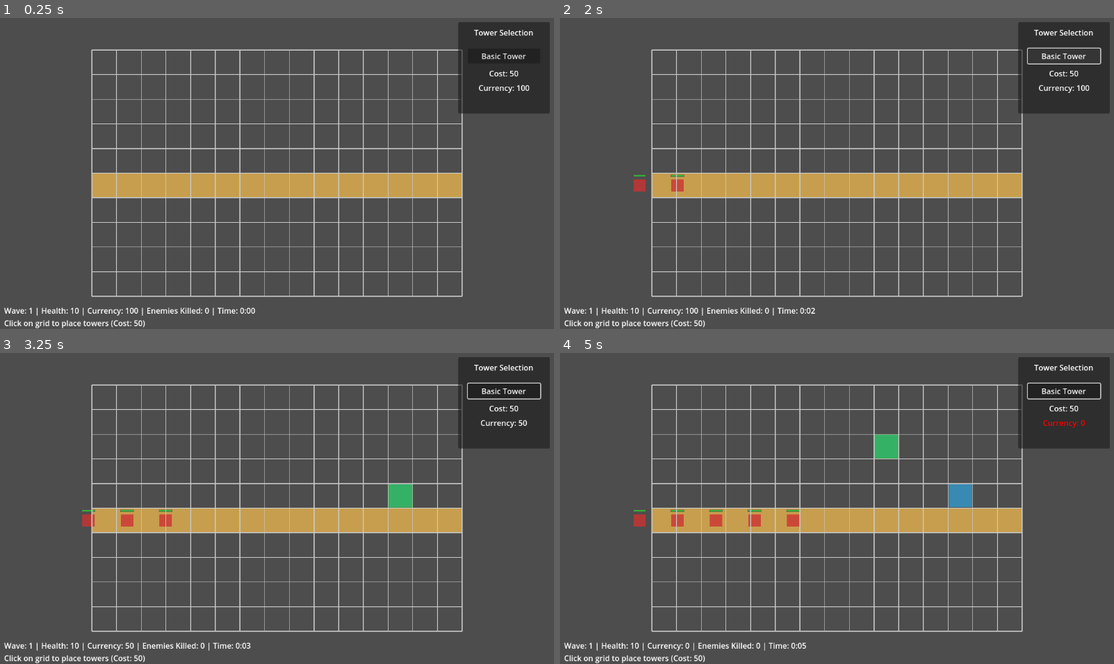
Above: before the commit, frames 1-4 (two rows, left to right).
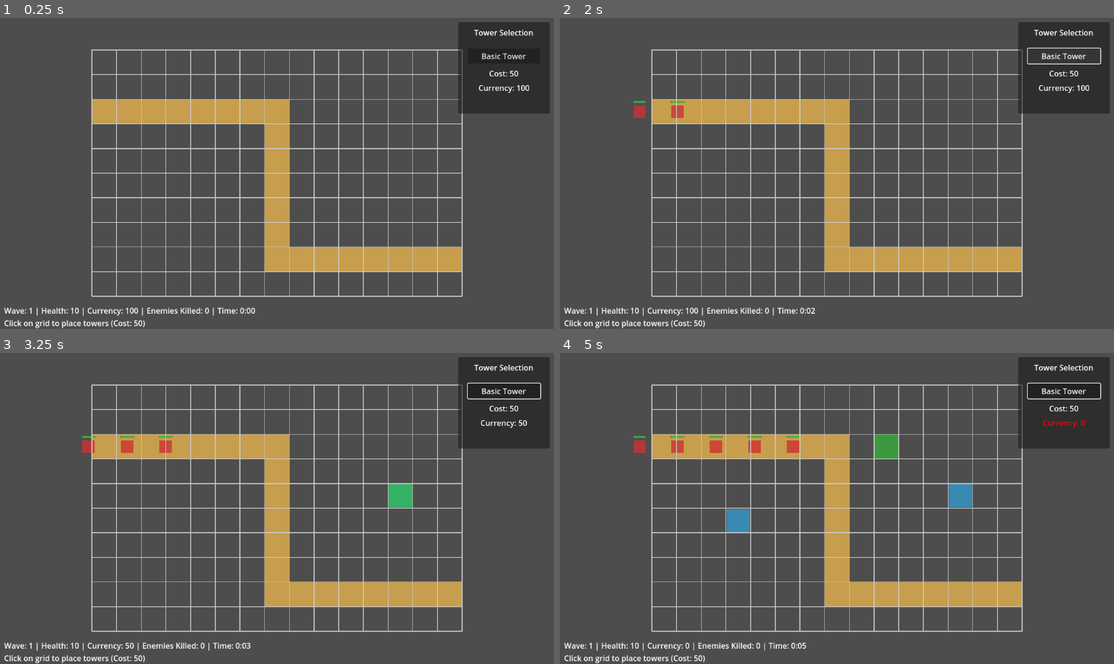
Above: after the commit, the same moments.

Repository: rivie13/CyberCrawler_basic_tower_defense_demo
Game: Godot game, scene res://scenes/Main.tscn
The game is run twice, just before and just after one commit, with the same random seed, the same clock (stepped at 60 frames per second) and the same inputs.
Inputs (mouse positions are in pixels of both pictures, inside the frame that each line leads up to):
- Up to frame 1 (0.25 s): no input
- Up to frame 2 (2 s): click "Basic Tower" at 0.5 s; click "Basic Tower" at 1.25 s
- Up to frame 3 (3.25 s): click "Basic Tower" at 2 s; tap G at 2.75 s; move the mouse to (398, 492) at 2.77 s; click (398, 492) at 2.92 s
- Up to frame 4 (5 s): move the mouse to (726, 524) at 3.52 s; click (726, 524) at 3.67 s; move the mouse to (892, 440) at 4.27 s; click (892, 440) at 4.42 s

The runs differ from the first frame. In frame 1, 11% of the frame differs, in the area x 16-84%, y 26-82%; in frame 2, 12%; in frame 3, 12%; in frame 4, 12%, in the area x 13-84%, y 26-82%.

Commit message:
Implement GridLayout and GridManager for enhanced path creation and grid management in WaveManager. Refactor enemy path logic to utilize GridLayout for improved flexibility and future layout types. Update WaveManager to handle grid layout references and path generation, ensuring better integration with the grid system.

Diff:
--- /dev/null
+++ b/cybercrawler_basictowerdefense/scripts/Grid/GridLayout.gd
@@ -0,0 +1,152 @@
+extends Node
+class_name GridLayout
+
+# Layout types that can be expanded later
+enum LayoutType {
+	STRAIGHT_LINE,
+	L_SHAPED,
+	S_CURVED, # TODO: Implement S-curved path
+	ZIGZAG # TODO: Implement zigzag path
+}
+
+# Grid reference for calculations
+var grid_manager: GridManager
+
+func _init(grid_ref: GridManager):
+	grid_manager = grid_ref
+
+func create_path(layout_type: LayoutType = LayoutType.L_SHAPED) -> Array[Vector2]:
+	"""Create a path based on the specified layout type"""
+	if not grid_manager:
+		push_error("GridLayout: grid_manager not set!")
+		return []
+
+	match layout_type:
+		LayoutType.STRAIGHT_LINE:
+			return create_straight_line_path()
+		LayoutType.L_SHAPED:
+			return create_l_shaped_path()
+		LayoutType.S_CURVED:
+			return create_s_curved_path()
+		LayoutType.ZIGZAG:
+			return create_zigzag_path()
+		_:
+			return create_l_shaped_path()  # Default to L-shaped
+
+func get_path_grid_positions(layout_type: LayoutType = LayoutType.L_SHAPED) -> Array[Vector2i]:
+	"""Get grid positions for the path based on layout type"""
+	if not grid_manager:
+		return []
+
+	match layout_type:
+		LayoutType.STRAIGHT_LINE:
+			return get_straight_line_grid_positions()
+		LayoutType.L_SHAPED:
+			return get_l_shaped_grid_positions()
+		LayoutType.S_CURVED:
+			return get_s_curved_grid_positions()
+		LayoutType.ZIGZAG:
+			return get_zigzag_grid_positions()
+		_:
+			return get_l_shaped_grid_positions()  # Default to L-shaped
+
+# STRAIGHT LINE PATH (Original implementation)
+func create_straight_line_path() -> Array[Vector2]:
+	var path: Array[Vector2] = []
+	var grid_height = grid_manager.GRID_HEIGHT
+	var grid_width = grid_manager.GRID_WIDTH
+	var grid_size = grid_manager.GRID_SIZE
+	var start_y = grid_height / 2.0
+
+	# Path goes from left edge to right edge
+	for x in range(grid_width + 2):
+		var world_pos = Vector2((x - 1) * grid_size + grid_size / 2.0, start_y * grid_size + grid_size / 2.0)
+		path.append(world_pos)
+
+	return path
+
+func get_straight_line_grid_positions() -> Array[Vector2i]:
+	var path_positions: Array[Vector2i] = []
+	var grid_height = grid_manager.GRID_HEIGHT
+	var grid_width = grid_manager.GRID_WIDTH
+	var start_y = grid_height / 2.0
+	var path_grid_y = int(start_y)
+
+	# Track grid positions that are part of the path (only those within the grid)
+	for x in range(1, grid_width + 1):
+		var grid_pos = Vector2i(x - 1, path_grid_y)
+		path_positions.append(grid_pos)
+
+	return path_positions
+
+# L-SHAPED PATH (New strategic layout)
+func create_l_shaped_path() -> Array[Vector2]:
+	var path: Array[Vector2] = []
+	var grid_height = grid_manager.GRID_HEIGHT
+	var grid_width = grid_manager.GRID_WIDTH
+	var grid_size = grid_manager.GRID_SIZE
+
+	# L-shaped path: Start top, go right, then down, then right again
+	var start_y = 2  # Start in upper part of grid
+	var middle_x = grid_width / 2  # Turn point
+	var end_y = grid_height - 2  # End in lower part of grid
+
+	# Part 1: From left edge to middle (horizontal)
+	for x in range(-1, middle_x + 1):
+		var world_pos = Vector2(x * grid_size + grid_size / 2.0, start_y * grid_size + grid_size / 2.0)
+		path.append(world_pos)
+
+	# Part 2: Turn down (vertical)
+	for y in range(start_y + 1, end_y + 1):
+		var world_pos = Vector2(middle_x * grid_size + grid_size / 2.0, y * grid_size + grid_size / 2.0)
+		path.append(world_pos)
+
+	# Part 3: Go to right edge (horizontal)
+	for x in range(middle_x + 1, grid_width + 2):
+		var world_pos = Vector2(x * grid_size + grid_size / 2.0, end_y * grid_size + grid_size / 2.0)
+		path.append(world_pos)
+
+	return path
+
+func get_l_shaped_grid_positions() -> Array[Vector2i]:
+	var path_positions: Array[Vector2i] = []
+	var grid_height = grid_manager.GRID_HEIGHT
+	var grid_width = grid_manager.GRID_WIDTH
+
+	var start_y = 2
+	var middle_x = grid_width / 2
+	var end_y = grid_height - 2
+
+	# Part 1: Horizontal line (top)
+	for x in range(0, middle_x + 1):
+		if x >= 0 and x < grid_width:
+			path_positions.append(Vector2i(x, start_y))
+
+	# Part 2: Vertical line (down)
+	for y in range(start_y + 1, end_y + 1):
+		if y >= 0 and y < grid_height:
+			path_positions.append(Vector2i(middle_x, y))
+
+	# Part 3: Horizontal line (bottom)
+	for x in range(middle_x + 1, grid_width):
+		if x >= 0 and x < grid_width:
+			path_positions.append(Vector2i(x, end_y))
+
+	return path_positions
+
+# PLACEHOLDER FUNCTIONS (for future expansion)
+func create_s_curved_path() -> Array[Vector2]:
+	# TODO: Implement S-curved path
+	return create_l_shaped_path()  # Fallback to L-shaped for now
+
+func get_s_curved_grid_positions() -> Array[Vector2i]:
+	# TODO: Implement S-curved grid positions
+	return get_l_shaped_grid_positions()  # Fallback to L-shaped for now
+
+func create_zigzag_path() -> Array[Vector2]:
+	# TODO: Implement zigzag path
+	return create_l_shaped_path()  # Fallback to L-shaped for now
+
+func get_zigzag_grid_positions() -> Array[Vector2i]:
+	# TODO: Implement zigzag grid positions
+	return get_l_shaped_grid_positions()  # Fallback to L-shaped for now
--- a/cybercrawler_basictowerdefense/scripts/WaveManager.gd
+++ b/cybercrawler_basictowerdefense/scripts/WaveManager.gd
@@ -26,12 +26,14 @@
 
 # Grid reference for positioning
 var grid_manager: Node
+var grid_layout: GridLayout
 
 func _ready():
 	setup_enemy_spawning()
 
 func initialize(grid_ref: Node):
 	grid_manager = grid_ref
+	grid_layout = GridLayout.new(grid_manager)
 	create_enemy_path()
 
 func setup_enemy_spawning():
@@ -49,38 +51,19 @@
 	add_child(wave_timer)
 
 func create_enemy_path():
-	if not grid_manager:
-		push_error("WaveManager: grid_manager not set!")
+	if not grid_layout:
+		push_error("WaveManager: grid_layout not set!")
 		return
 
-	# Create a simple path from left to right across the grid
-	enemy_path = []
-	var grid_height = grid_manager.GRID_HEIGHT
-	var grid_width = grid_manager.GRID_WIDTH
-	var grid_size = grid_manager.GRID_SIZE
-	var start_y = grid_height / 2.0
-
-	# Path goes from left edge to right edge
-	for x in range(grid_width + 2):
-		var world_pos = Vector2((x - 1) * grid_size + grid_size / 2.0, start_y * grid_size + grid_size / 2.0)
-		enemy_path.append(world_pos)
+	# Use GridLayout to create the enemy path
+	enemy_path = grid_layout.create_path()
 
 func get_path_grid_positions() -> Array[Vector2i]:
-	if not grid_manager:
+	if not grid_layout:
 		return []
 
-	var path_positions: Array[Vector2i] = []
-	var grid_height = grid_manager.GRID_HEIGHT
-	var grid_width = grid_manager.GRID_WIDTH
-	var start_y = grid_height / 2.0
-	var path_grid_y = int(start_y)
-
-	# Track grid positions that are part of the path (only those within the grid)
-	for x in range(1, grid_width + 1):
-		var grid_pos = Vector2i(x - 1, path_grid_y)
-		path_positions.append(grid_pos)
-
-	return path_positions
+	# Use GridLayout to get path grid positions
+	return grid_layout.get_path_grid_positions()
 
 func start_wave():
 	if wave_active or current_wave > max_waves:
Not shown, added: cybercrawler_basictowerdefense/scripts/Grid/GridLayout.gd.uid
Renamed: cybercrawler_basictowerdefense/scripts/GridManager.gd -> cybercrawler_basictowerdefense/scripts/Grid/GridManager.gd
Renamed: cybercrawler_basictowerdefense/scripts/GridManager.gd.uid -> cybercrawler_basictowerdefense/scripts/Grid/GridManager.gd.uid
